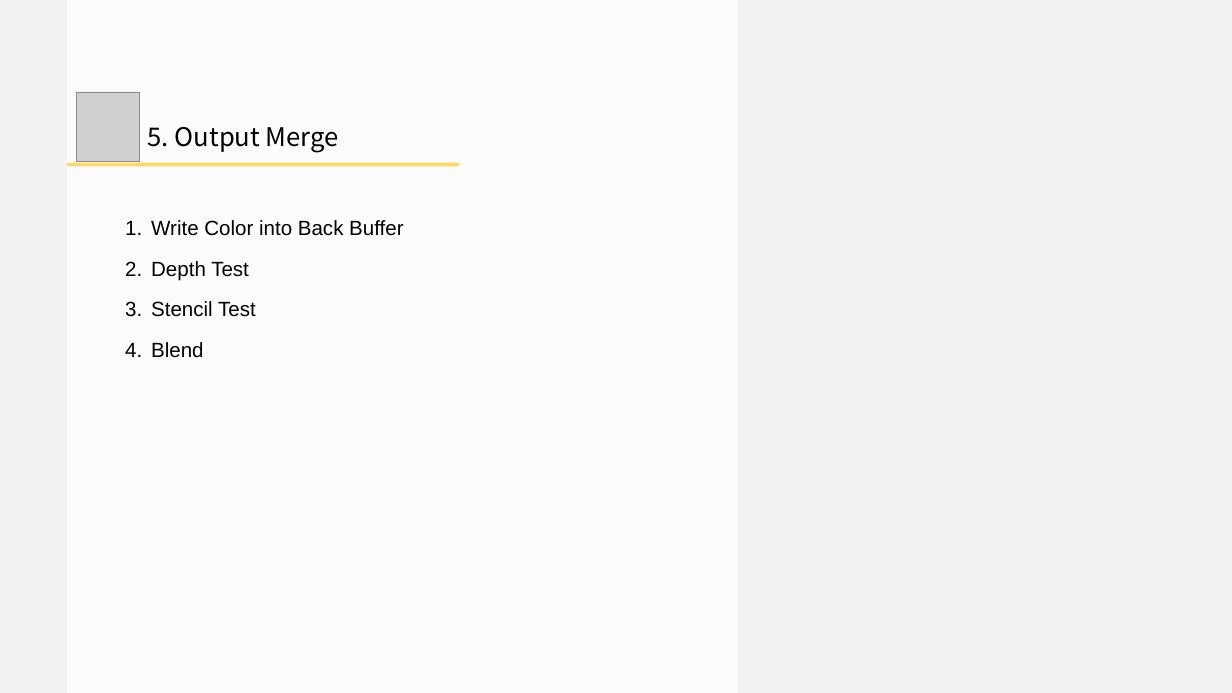
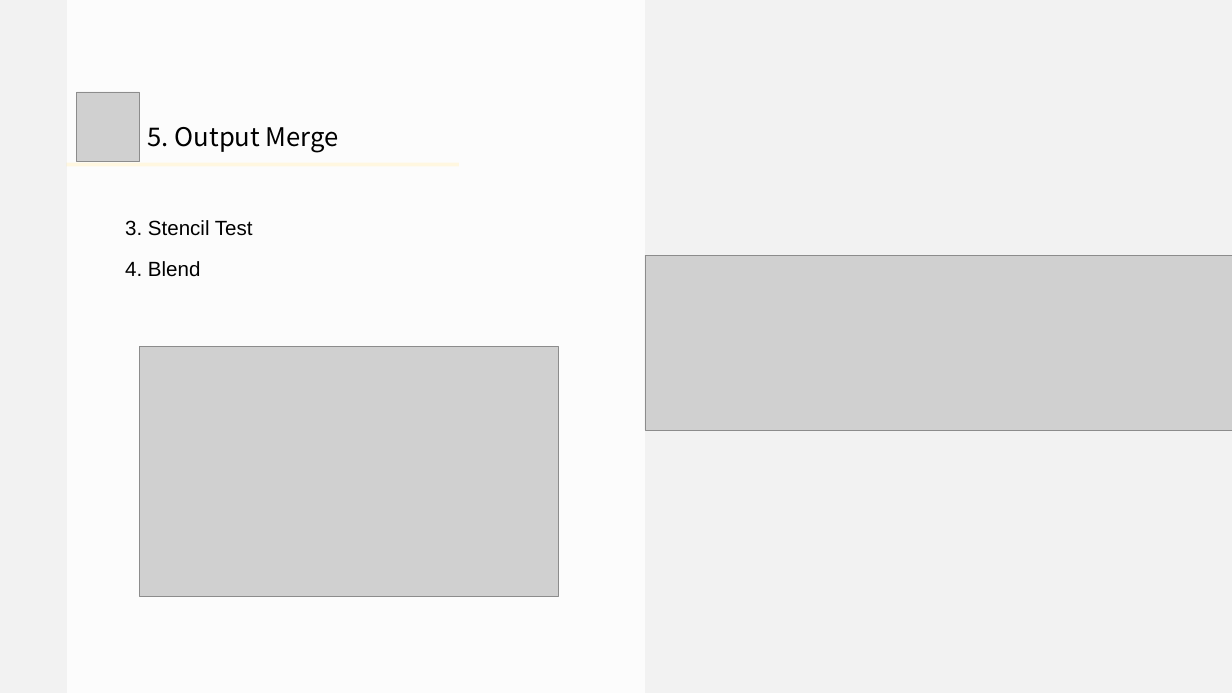
Before and after one commit to doomlover/KSGameEngineTutorials, a slide deck: slide 18 of PPTs/03.深入DX12绘制一.pptx (slide 13 before the commit). Drawn at 1232x693 pixels with LibreOffice and Linux fonts; fonts in the diff are those of the drawing; grey boxes stand for pictures. Boxes give left, top, right and bottom in pixels: in the first picture for what was removed or moved away, otherwise in the second. Text is boxed around its words. In the diff, an @@ line names an element or a change of style, - is before the commit and + after.

```diff
--- a/PPTs/03.深入DX12绘制一.pptx
+++ b/PPTs/03.深入DX12绘制一.pptx
@@ rectangle: place and size @@
-rectangle at [67,0,738,693]
+rectangle at [67,0,645,693]
@@ text at [125,220,253,277]: text changed @@
-1. Write Color into Back Buffer
-2. Depth Test
-3. Stencil Test
-4. Blend
+3. Stencil Test
+4. Blend
@@ picture added at [645,255,1232,430] @@
@@ picture added at [139,346,558,596] @@
```
Also in this commit, not shown: 16 other slides changed, 5 slides added, 1 slide removed, 1 other file.
